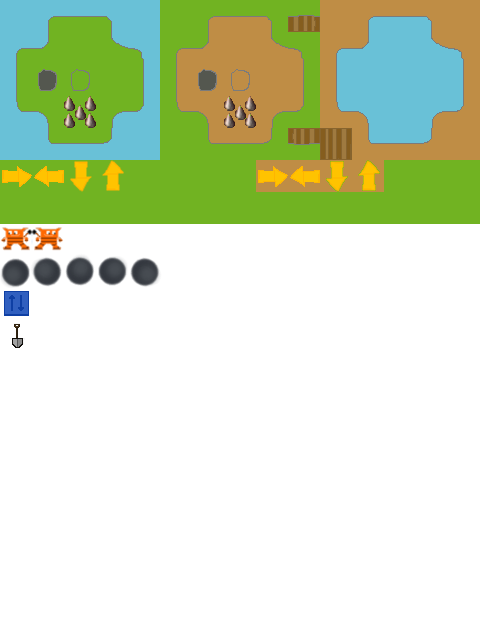
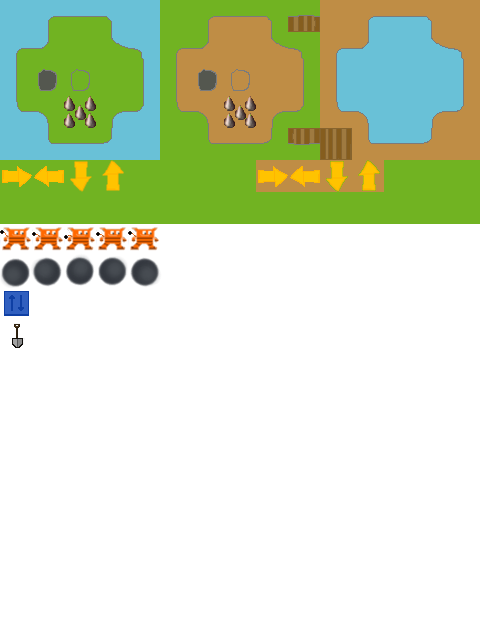
Before/after of a (480, 640) layered artwork. What changed in the layer stack:
painted on "bfs-tileset.png" over box(0, 227, 160, 251)
